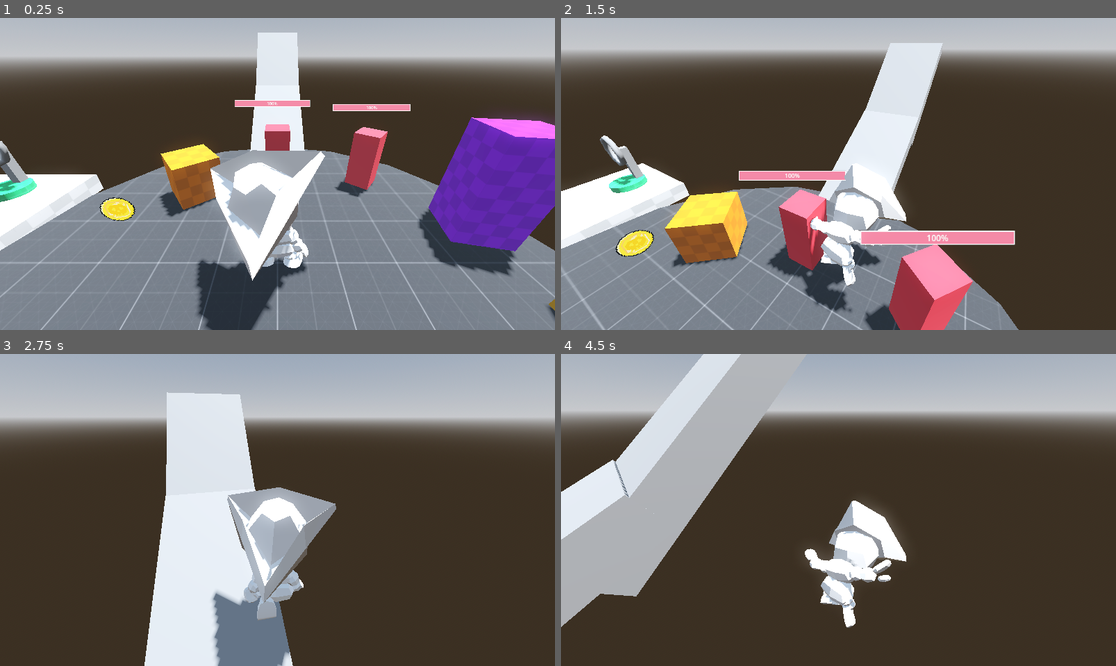
Above: before the commit, frames 1-4 (two rows, left to right).
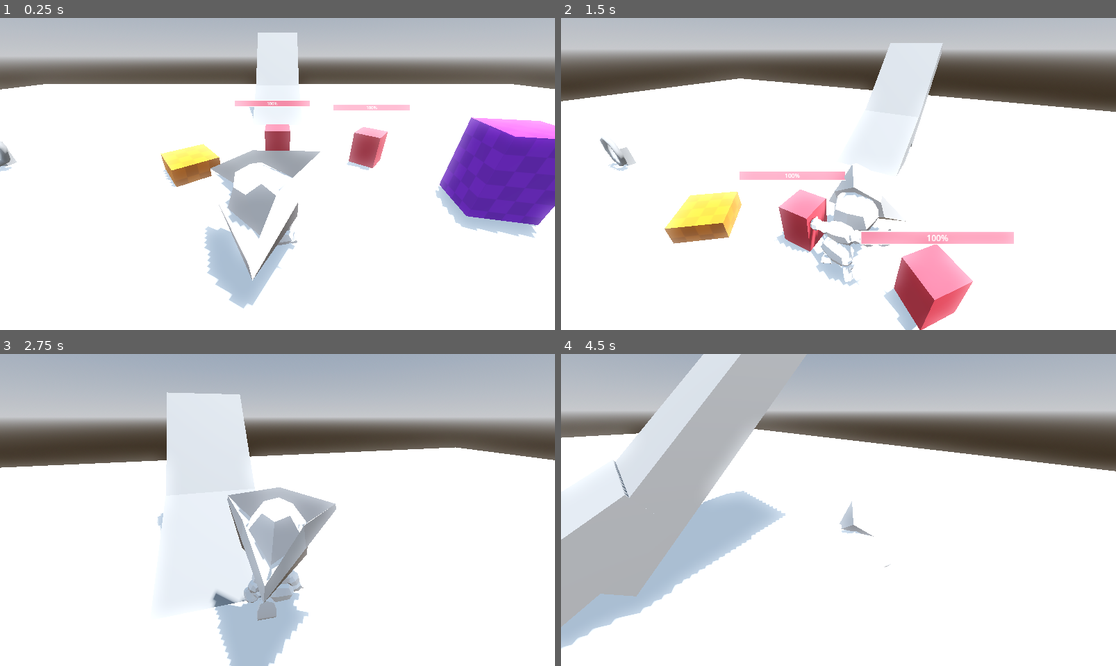
Above: after the commit, the same moments.

Repository: d4nmos/PirateGame
Game: Godot game, scene res://scenes/test.tscn
Two runs of this game, one before a commit and one after it. Both use one fixed random seed, a clock stepped at 60 frames per second and the inputs below.
Inputs (mouse positions are in pixels of both pictures, inside the frame that each line leads up to):
- Up to frame 1 (0.25 s): no input
- Up to frame 2 (1.5 s): move the mouse to (866, 174) at 0.52 s; hold W (forward) from 0.53 s (still down); tap E (interact) at 0.6 s; click (866, 174) at 0.67 s; tap Space (jump) at 0.77 s; move the mouse to (810, 174) at 1.27 s; tap Mouse wheel up (next_interact_object) at 1.35 s
- Up to frame 3 (2.75 s): keep holding W (forward); tap Space (jump) at 1.52 s; move the mouse to (288, 503) at 2.02 s; tap Mouse wheel down (prev_interact_object) at 2.1 s
- Up to frame 4 (4.5 s): keep holding W (forward); move the mouse to (832, 516) at 2.77 s; tap E (interact) at 2.85 s; click (832, 516) at 2.92 s; tap Space (jump) at 3.02, 3.77 s; move the mouse to (877, 513) at 3.52 s; tap Mouse wheel up (next_interact_object) at 3.6 s; move the mouse to (794, 506) at 4.27 s; tap Mouse wheel down (prev_interact_object) at 4.35 s

The runs differ from the first frame. In frame 1, 66% of the frame differs, in the area x 0-100%, y 19-100%; in frame 2, 64%; in frame 3, 57%; in frame 4, 59%.

Commit message:
Update test.tscn

Diff:
--- a/scenes/test.tscn
+++ b/scenes/test.tscn
@@ -19,6 +19,7 @@
 [ext_resource type="Script" path="res://inventory/scripts/slot_data.gd" id="17_akhrw"]
 [ext_resource type="Resource" uid="uid://dhyko00qg7vfm" path="res://inventory/items/coin.tres" id="18_8bw0r"]
 [ext_resource type="PackedScene" uid="uid://c3khr7h6xdici" path="res://inventory/items/pick_up/pick_up.tscn" id="19_yyvib"]
+[ext_resource type="PackedScene" uid="uid://cfmfkfnliqj4x" path="res://scenes/WaterPlane.tscn" id="20_stywi"]
 
 [sub_resource type="StandardMaterial3D" id="StandardMaterial3D_d3g07"]
 albedo_texture = ExtResource("1_aaccn")
@@ -190,12 +191,15 @@
 slot_data = SubResource("Resource_441kw")
 
 [node name="Chest2" parent="." instance=ExtResource("13_ulm8m")]
-transform = Transform3D(1, 0, 0, 0, 1, 0, 0, 0, 1, 2.64112, -0.287782, 2.24821)
+transform = Transform3D(1, 0, 0, 0, 1, 0, 0, 0, 1, 6.04799, -1.42704, 2.24821)
 inventory_data = SubResource("Resource_cltdj")
 
 [node name="Chest" parent="." instance=ExtResource("13_ulm8m")]
-transform = Transform3D(-0.0977218, 0, -0.995214, 0, 1, 0, 0.995214, 0, -0.0977218, 4.00748, -0.276607, 1.19959)
+transform = Transform3D(-0.0977218, 0, -0.995214, 0, 1, 0, 0.995214, 0, -0.0977218, 4.1104, -0.294165, 1.15429)
 inventory_data = SubResource("Resource_ofebk")
+
+[node name="WaterPlane" parent="." instance=ExtResource("20_stywi")]
+transform = Transform3D(45.4256, 0, 0, 0, 1.79598, 0, 0, 0, 38.2726, 0.0899283, 0.604974, 0.00108624)
 
 [connection signal="drop_slot_data" from="UI/InventoryInterface" to="." method="_on_inventory_interface_drop_slot_data"]
 [connection signal="gui_input" from="UI/InventoryInterface" to="UI/InventoryInterface" method="_on_gui_input"]
Not shown: 1 places in scenes/test.tscn that only renumber resources
